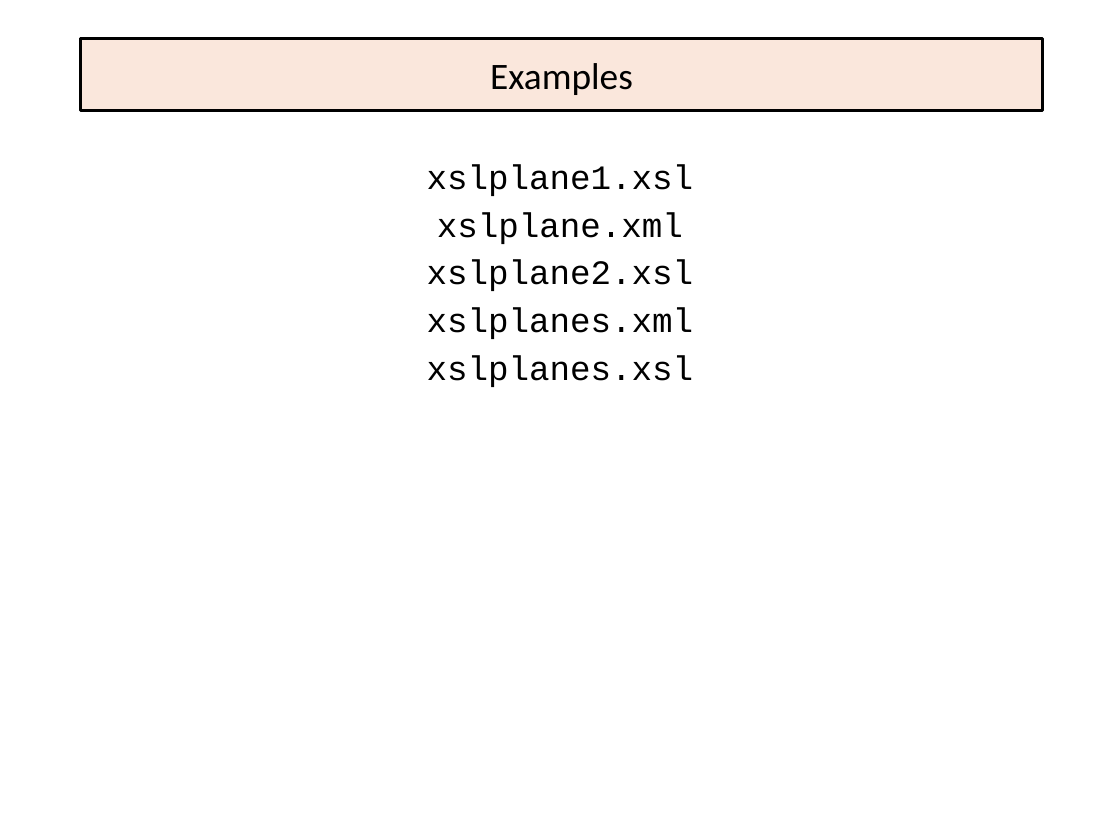
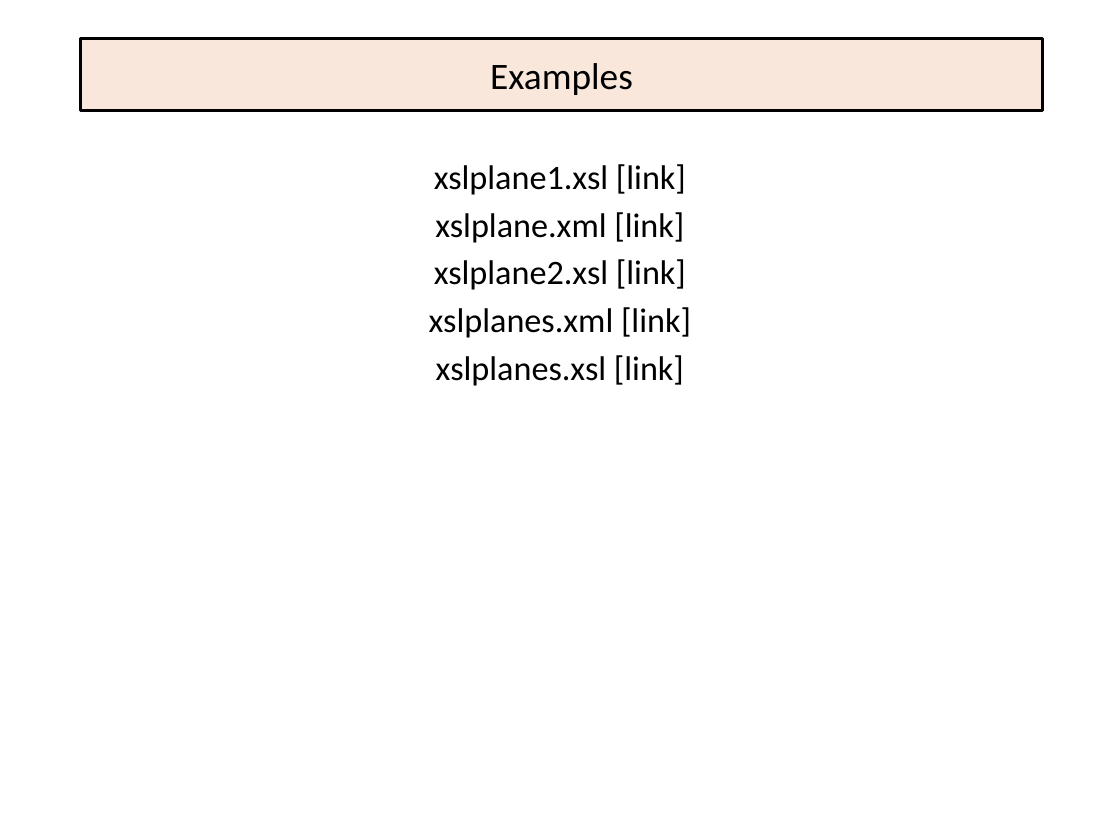
Before and after one commit to EricJPogue/www-epogue-info, a slide deck: slide 58 of CPSC-24700/Presentations/xml-and-webservices.pptx (slide 57 before the commit). Drawn at 1120x840 pixels with LibreOffice and Linux fonts; fonts in the diff are those of the drawing. Boxes give left, top, right and bottom in pixels: in the first picture for what was removed or moved away, otherwise in the second. Text is boxed around its words. In the diff, an @@ line names an element or a change of style, - is before the commit and + after.

```diff
--- a/CPSC-24700/Presentations/xml-and-webservices.pptx
+++ b/CPSC-24700/Presentations/xml-and-webservices.pptx
@@ text at (429, 164, 691, 386): text changed; font Courier New to Calibri @@
-xslplane1.xsl
-xslplane.xml
-xslplane2.xsl
-xslplanes.xml
-xslplanes.xsl
+xslplane1.xsl [link]
+xslplane.xml [link]
+xslplane2.xsl [link]
+xslplanes.xml [link]
+xslplanes.xsl [link]
```
Also in this commit, not shown: 4 other slides changed, 1 slide added, 6 other files.
